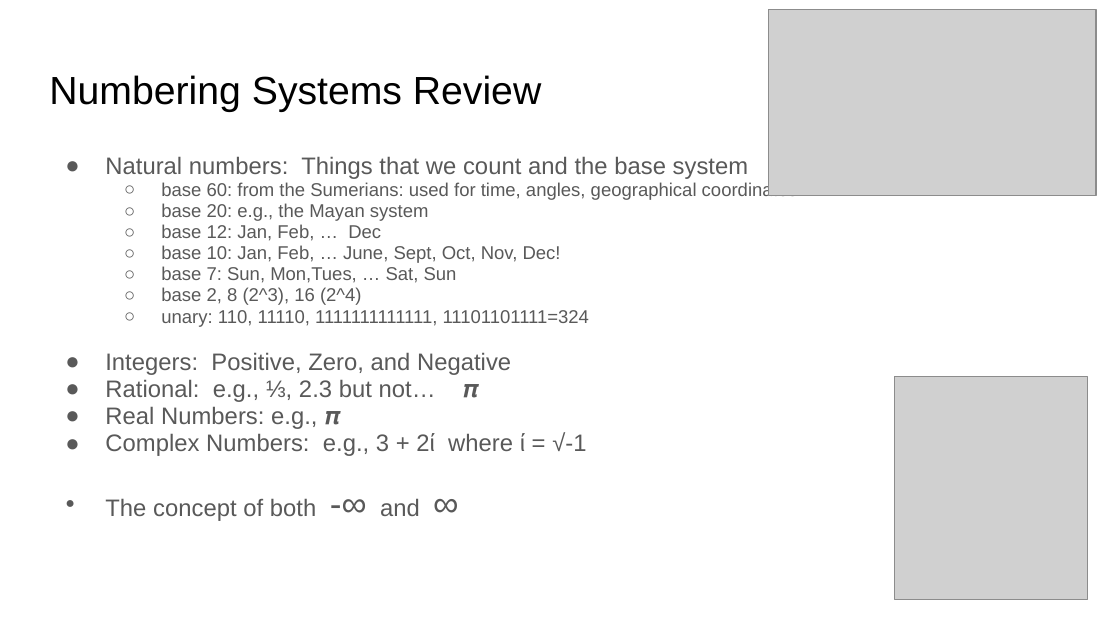
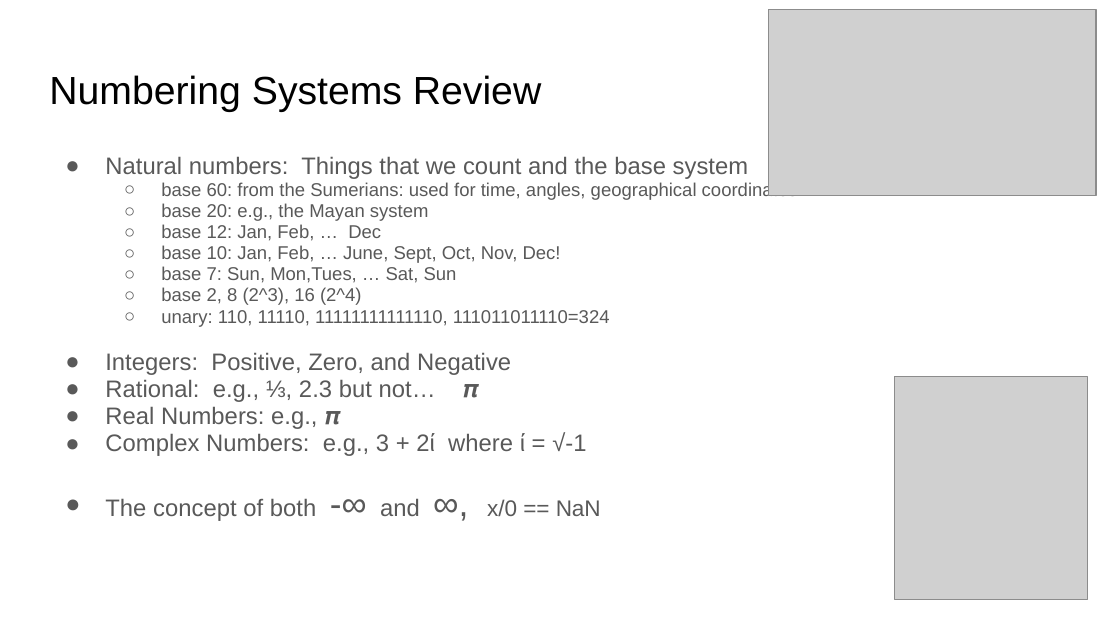
Before and after one commit to COMP122/comp122-s22, a slide deck: slide 1 of format_encodings/documents/Introduction to Numbering Systems.pptx. Drawn at 1120x630 pixels with LibreOffice and Linux fonts; fonts in the diff are those of the drawing; grey boxes stand for pictures. Boxes give left, top, right and bottom in pixels: in the first picture for what was removed or moved away, otherwise in the second. Text is boxed around its words. In the diff, an @@ line names an element or a change of style, - is before the commit and + after.

Commit message:
updated slides

```diff
--- a/format_encodings/documents/Introduction to Numbering Systems.pptx
+++ b/format_encodings/documents/Introduction to Numbering Systems.pptx
@@ text at box(161, 310, 610, 327): text changed @@
-  ○ unary: 110, 11110, 1111111111111, 11101101111=324
+  ○ unary: 110, 11110, 11111111111110, 111011011110=324
@@ text at box(105, 498, 601, 521): text changed @@
-● The concept of both -∞ and ∞
+● The concept of both -∞ and ∞, x/0 == NaN
```
Also in this commit, not shown: 7 other slides changed, 2 other files.
